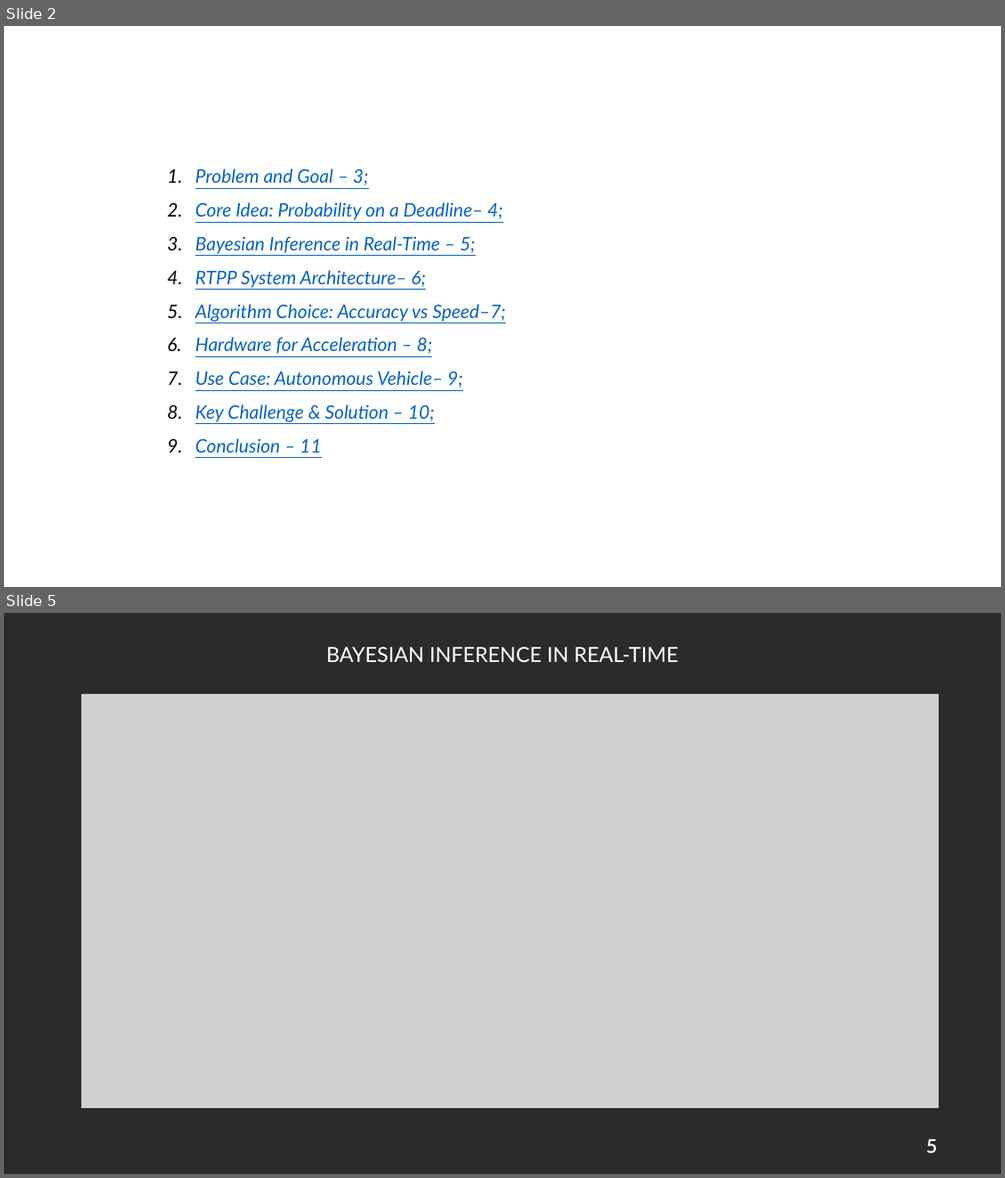
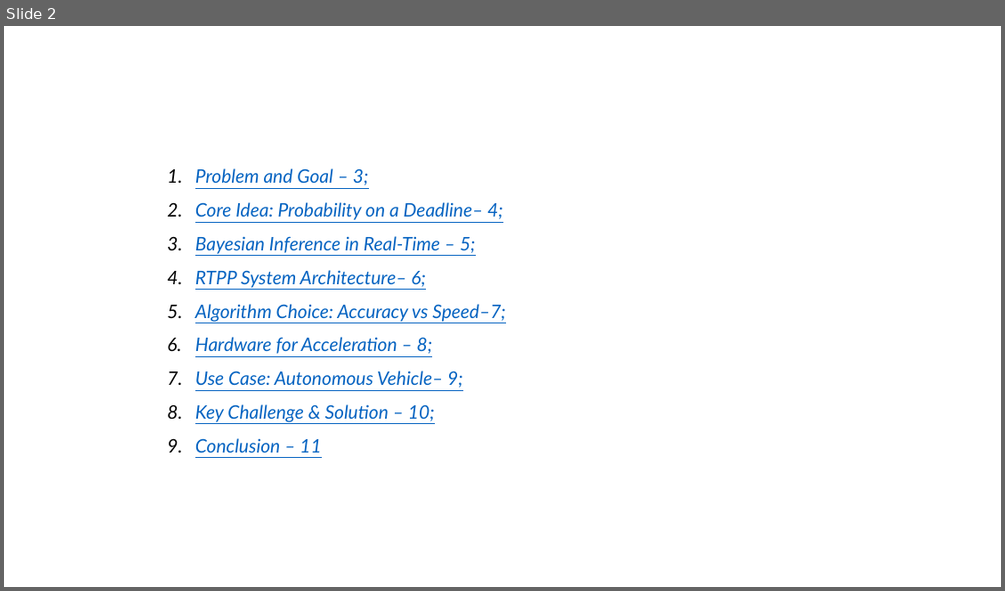
Before and after one commit to DanielWhy7/FSR, a slide deck: presentaion.pptx. Shown one above the other, each under a label of ours: slides 2 and 5 before the commit, slide 2 after it; the slides between them are not shown. The pictures are 1005x1178 and 1005x591 pixels, drawn with LibreOffice and Linux fonts; fonts in the diff are those of the drawing; grey boxes stand for pictures; background and template pictures are left out; a plain dark background stands for a picture behind light text. Boxes give left, top, right and bottom in pixels: in the first picture for what was removed or moved away, otherwise in the second. Text is boxed around its words. In the diff, an @@ line names an element or a change of style, - is before the commit and + after.

```diff
--- a/presentaion.pptx
+++ b/presentaion.pptx
@@ slide 5 removed at [4,613,1001,1174], background picture (left out) @@
@@ text removed at [326,647,678,662] @@
-BAYESIAN INFERENCE IN REAL-TIME
@@ picture removed at [81,694,938,1108] @@
@@ page number removed at [926,1139,937,1153] @@
-5
```
Also in this commit, not shown: 2 slides changed, 2 slides added, 1 other slide removed, 4 other files.
